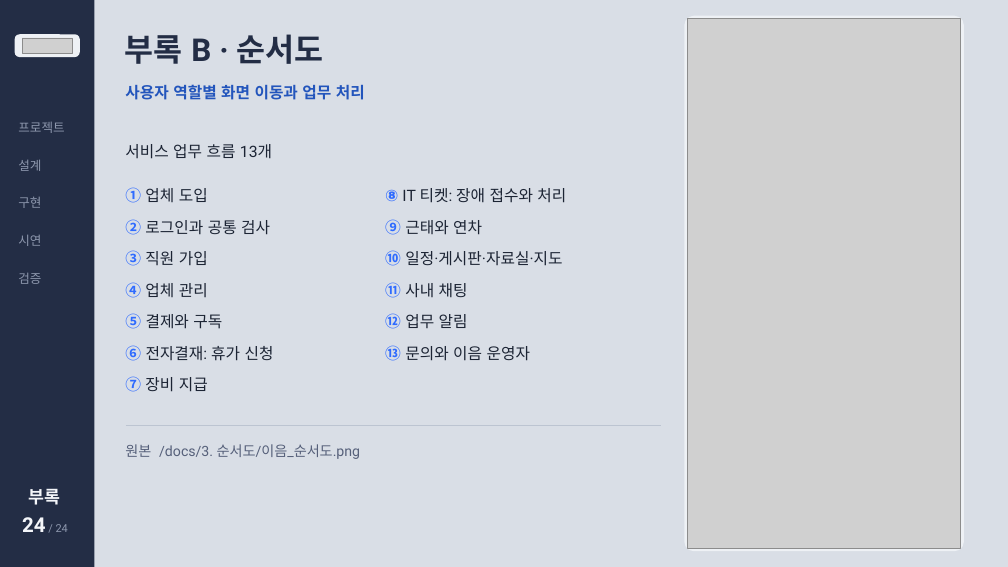
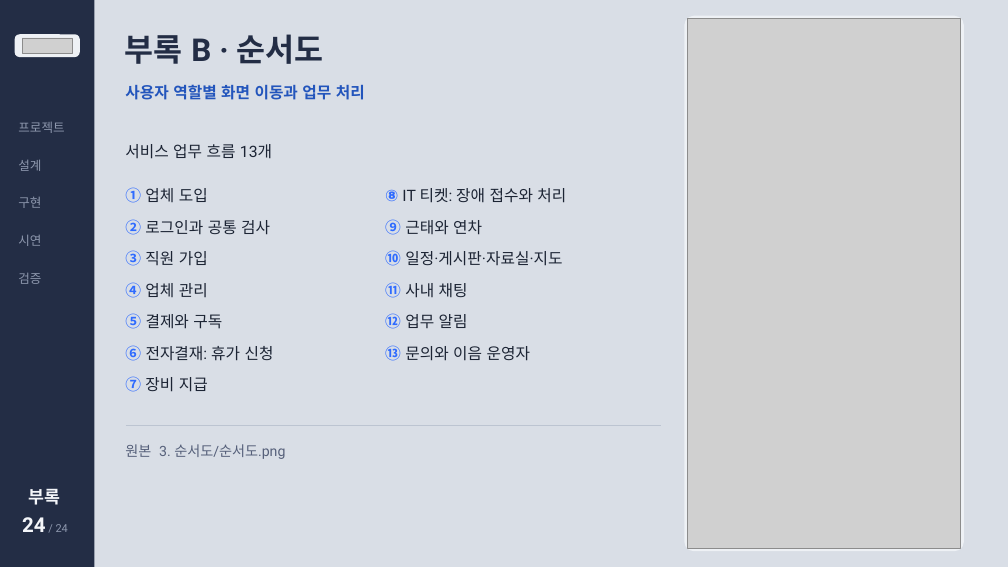
Before and after one commit to fds213/Spring_Project_1, a slide deck: slide 30 of docs/9. 발표자료 및 시연영상/발표자료/이음_발표자료.pptx. Drawn at 1008x567 pixels with LibreOffice and Linux fonts; fonts in the diff are those of the drawing; grey boxes stand for pictures. Boxes give left, top, right and bottom in pixels: in the first picture for what was removed or moved away, otherwise in the second. Text is boxed around its words. In the diff, an @@ line names an element or a change of style, - is before the commit and + after.

Commit message:
[docs] 고친 제출 산출물과 DB 스크립트 반영

```diff
--- a/docs/9. 발표자료 및 시연영상/발표자료/이음_발표자료.pptx
+++ b/docs/9. 발표자료 및 시연영상/발표자료/이음_발표자료.pptx
@@ text at [125,444,285,459]: text changed @@
-원본 /docs/3. 순서도/이음_순서도.png
+원본 3. 순서도/순서도.png
```
Also in this commit, not shown: 2 other slides changed, 48 other files.
